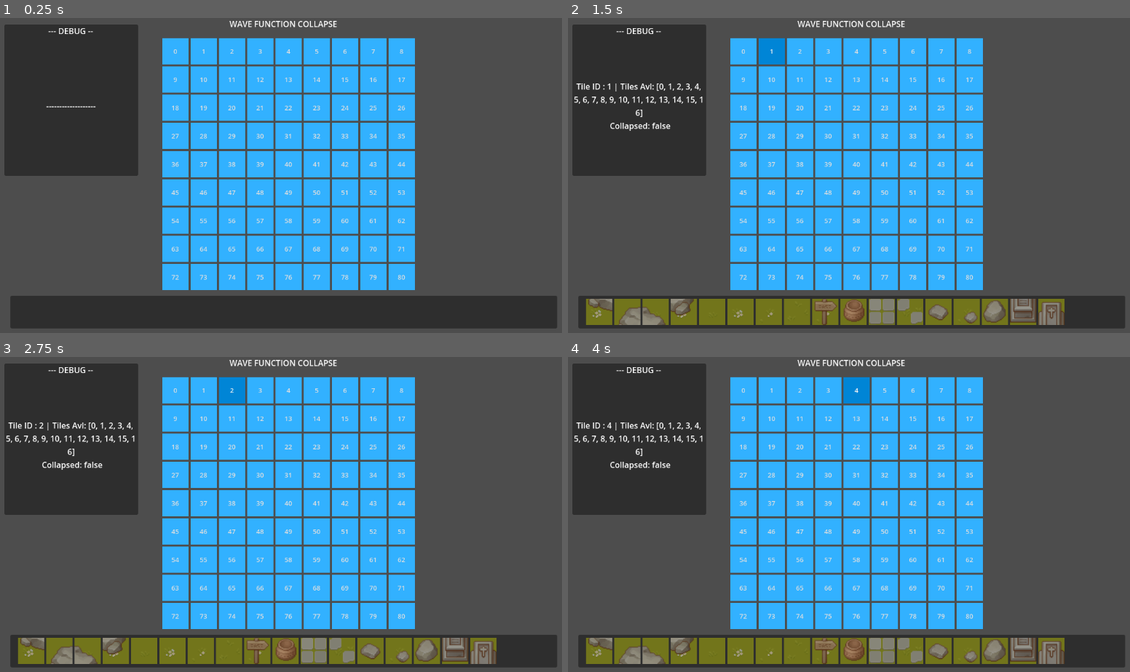
Above: before the commit, frames 1-4 (two rows, left to right).
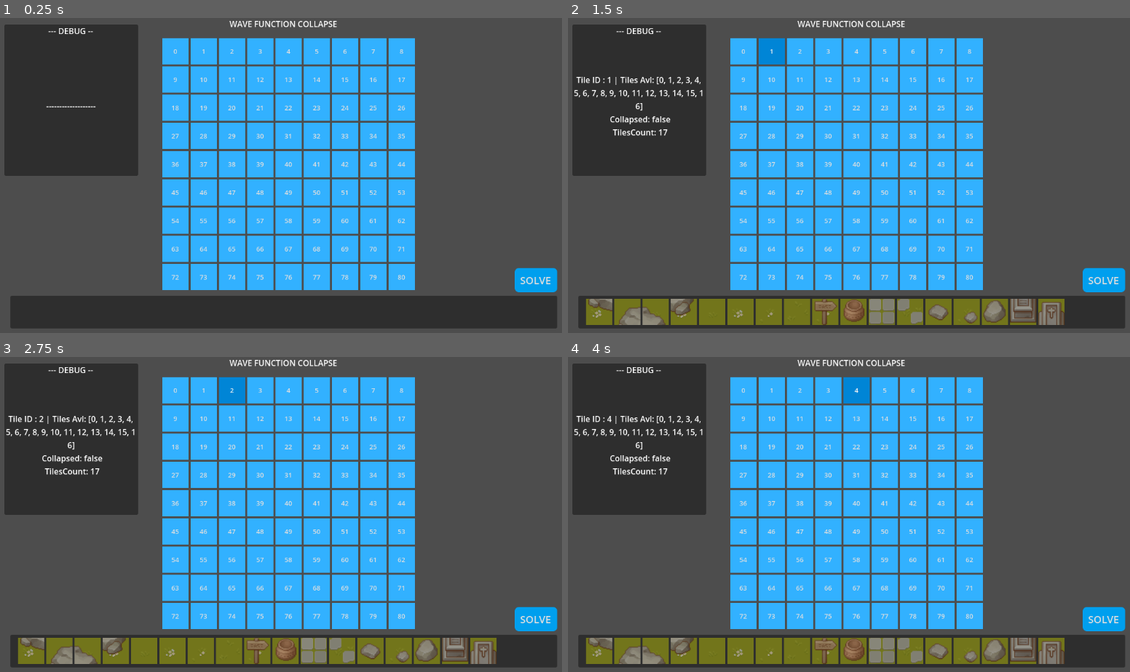
Above: after the commit, the same moments.

Repository: Sketh14/WaveFuncCollapse
Game: Godot game, scene res://Scenes/Main02.tscn
Same seed, same stepped clock (60 frames per second), same inputs: the game is played once before the commit and once after it.
Inputs:
- Up to frame 1 (0.25 s): no input
- Up to frame 2 (1.5 s): click "0" at 0.5 s; click "1" at 1.25 s
- Up to frame 3 (2.75 s): click "2" at 2 s
- Up to frame 4 (4 s): click "3" at 2.75 s; click "4" at 3.5 s

The runs differ from the first frame. In frame 1, 0.6% of the frame differs, in the area x 91-100%, y 79-88%; in frame 2, 1.7%; in frame 3, 1.7%, in the area x 1-100%, y 18-88%; in frame 4, 1.7%.

Commit message:
Solve Functionality
- Scripts
	(-) WaveFunctionCollapse2
		<~> Logic for automatically running model
		<~> Keeping track of tileCount for all tiles while setting TileAdjacency
		<~> TotalCollapsibleTiles for all the available tiles
		<~> Adding functionality for solving the remaining tiles in the tileMap
	(-) MainUIController_1
		<~> Solving button field + logic
	(-) Helper
		<~> Added field to store the count of available tiles
- Scene
	(-) Adding button for solving tileMap

Diff:
--- a/Scenes/Main02.tscn
+++ b/Scenes/Main02.tscn
@@ -1,8 +1,9 @@
-[gd_scene load_steps=6 format=3 uid="uid://c6ywmav81o028"]
+[gd_scene load_steps=7 format=3 uid="uid://c6ywmav81o028"]
 
 [ext_resource type="Theme" uid="uid://dw70fre4exfuq" path="res://Themes/MainTileTheme_2.tres" id="1_ui58s"]
 [ext_resource type="Script" path="res://Scripts/UI_Alt/WaveFunctionCollapse2.gd" id="2_f0agi"]
 [ext_resource type="PackedScene" uid="uid://bno6vf85fao5e" path="res://Prefab/UI/TileSelectionBtPrefab_1.tscn" id="3_j4nbv"]
+[ext_resource type="Theme" uid="uid://cnttk8ddpcuuw" path="res://Themes/BtTheme_2.tres" id="3_k3itw"]
 [ext_resource type="Script" path="res://Scripts/UI/MainUIController_1.gd" id="5_f6myn"]
 [ext_resource type="Texture2D" uid="uid://bkc316tu3ls0" path="res://Atlas Texture/PropEnv_AT1.tres" id="5_xi7s6"]
 
@@ -184,6 +185,23 @@
 layout_mode = 2
 text = "16"
 
+[node name="SolveTileMap_Bt" type="Button" parent="MainUI_Control"]
+layout_mode = 1
+anchors_preset = -1
+anchor_left = 1.0
+anchor_top = 1.0
+anchor_right = 1.0
+anchor_bottom = 1.0
+offset_left = -118.0
+offset_top = -152.0
+offset_right = -33.9999
+offset_bottom = -104.0
+grow_horizontal = 0
+grow_vertical = 0
+theme = ExtResource("3_k3itw")
+theme_override_font_sizes/font_size = 20
+text = "SOLVE"
+
 [node name="WaveFunctionCollapse2" type="Node" parent="." node_paths=PackedStringArray("debugLabel", "mainTileContainer")]
 script = ExtResource("2_f0agi")
 debugLabel = NodePath("../MainUI_Control/Debug_Panel/DebugLabel2")
@@ -191,7 +209,8 @@
 tileAtlasTexture = ExtResource("5_xi7s6")
 mainTileContainer = NodePath("../MainUI_Control/MainTile_Container")
 
-[node name="MainUiController_1" type="Node" parent="." node_paths=PackedStringArray("debugLabel", "selectedTilesBts")]
+[node name="MainUiController_1" type="Node" parent="." node_paths=PackedStringArray("debugLabel", "selectedTilesBts", "solveTileMap")]
 script = ExtResource("5_f6myn")
 debugLabel = NodePath("../MainUI_Control/Debug_Panel/DebugLabel2")
 selectedTilesBts = [NodePath("../MainUI_Control/SelectionTiles_Panel/ScrollContainer/SelectionTiles_GridContainer/TileB …(1709 unchanged characters)…
+solveTileMap = NodePath("../MainUI_Control/SolveTileMap_Bt")
--- a/Scripts/Others/Helper.gd
+++ b/Scripts/Others/Helper.gd
@@ -4,6 +4,7 @@
 class SuperTileCell:
 	var collapsed: bool
 	var currentTileIndex: int
+	var tilesCount: int
 	var tilesAvailable: Array[int]
 
 class TransposedTileData:
--- a/Scripts/UI/MainUIController_1.gd
+++ b/Scripts/UI/MainUIController_1.gd
@@ -2,6 +2,7 @@
 
 @export var debugLabel: Label
 @export var selectedTilesBts: Array[Button]
+@export var solveTileMap: Button
 
 var waveFunctionHandler: WaveFunctionCollapse2
 var selectedTileIndexInMap = 0
@@ -11,6 +12,11 @@
 	waveFunctionHandler = get_tree().get_root().get_node(UniversalConstants.waveFunctionScriptPath) as WaveFunctionCollapse2
 	waveFunctionHandler.UpdateTileData_sig.connect(SetCurrentAndShowAvailableTiles)
 	waveFunctionHandler.JsonLoaded_sig.connect(UpdateSelectionTilesTexture)
+
+	solveTileMap.connect("pressed",
+	func():
+		solveTileMap.disabled = true
+		waveFunctionHandler.SolveModel())
 
 	InitializeButtons()
 	DisableAllSelecttionTiles()
@@ -74,7 +80,8 @@
 	# Offset by 1 for buttons ID
 	selectedTileIndexInMap = tileID
 	debugLabel.text = ("Tile ID : " + str(tileID) + " | Tiles Avl: " + str(waveFunctionHandler.tileMap[selectedTileIndexInMap].tilesAvailable)
-	+ "\n Collapsed: " + str(waveFunctionHandler.tileMap[selectedTileIndexInMap].collapsed))
+	+ "\n Collapsed: " + str(waveFunctionHandler.tileMap[selectedTileIndexInMap].collapsed)
+	+ "\n TilesCount: " + str(waveFunctionHandler.tileMap[selectedTileIndexInMap].tilesCount))
 
 	var btArrSize = selectedTilesBts.size()
 	"""
--- a/Scripts/UI_Alt/WaveFunctionCollapse2.gd
+++ b/Scripts/UI_Alt/WaveFunctionCollapse2.gd
@@ -32,6 +32,8 @@
 # List to store all the "Adjacency List" of the available tiles in the selected tile's list
 var superAdjList: Array[int]
 
+var totalCollapsibleTiles: int
+
 # Called when the node enters the scene tree for the first time.
 func _ready():
 
@@ -40,43 +42,17 @@
 	# var superTileToUse = Helper.SuperTileCell.new()
 	# testAdjForUnCollapsedBt.connect("pressed", TestSetTileAdjacencyForUnCollapsedTile)
 	# """
+	totalCollapsibleTiles = gridDimension * gridDimension
 
 	# mainTileGridContainer.columns = gridDimension
 	InstantiateMainTiles()
 
 	LoadAdjacencyJson()
 	InitializeData()
+
+	# await get_tree().create_timer(0.5).timeout # Waiting for other systems to load | TODO:  Should be a better solution than this
+	# SolveModel()
 	# Test1()
-
-func InstantiateMainTiles():
-	var totalTiles = gridDimension * gridDimension
-	var mainTilePrefab = load(UniversalConstants.mainTilePrefabPath)
-	var tileToInstantiate
-	var tilePos = UniversalConstants.tileStartingPos
-	for i in totalTiles:
-		tileToInstantiate = mainTilePrefab.instantiate()
-		(tileToInstantiate as Button).text = str(i)
-		(tileToInstantiate as UITileController_1).tileID = i
-		# mainTileGridContainer.add_child(tileToInstantiate)
-
-		tilePos.x = UniversalConstants.tileStartingPos.x + (UniversalConstants.tileDistance * ((i % gridDimension) + 1))
-		tilePos.y = UniversalConstants.tileStartingPos.y + (UniversalConstants.tileDistance * ((i / gridDimension) + 1))
-		tileToInstantiate.position = tilePos
-		mainTileContainer.add_child(tileToInstantiate)
-
-func Test1():
-	var test1 = 10.0
-	match (typeof(test1)):
-		TYPE_INT:
-			print("Integer : " + str(typeof(test1)))
-		TYPE_FLOAT:
-			print("Float : " + str(typeof(test1)))
-
-
-func SetCurrentAndShowAvailableTiles(tileID: int):
-	# print("Tile ID to check : " + str(tileID))
-	# Offset by 1 for buttons ID
-	debugLabel.text = str(tileMap[tileID].tilesAvailable)
 
 func LoadAdjacencyJson():
 	if not FileAccess.file_exists(UniversalConstants.adjacencyJsonPath):
@@ -87,9 +63,90 @@
 	tilesJsonData = data
 	print("Json loaded successfully | tiles List count : " + str(tilesJsonData.tile_info.size()))
 
-	await get_tree().create_timer(1.0).timeout # Waiting for other systems to load | TODO:  Should be a better solution than this
+	await get_tree().create_timer(0.5).timeout # Waiting for other systems to load | TODO:  Should be a better solution than this
 	JsonLoaded_sig.emit()
 	# print("Json Read | Name : " + str(tilesJsonData.tile_info[5].tile_name) + " | Socket Pos X : " + str(tilesJsonData.tile_info[5].socket_values[UniversalConstants.SocketDirection.POSITIVEX]))
+
+func InstantiateMainTiles():
+	var mainTilePrefab = load(UniversalConstants.mainTilePrefabPath)
+	var tileToInstantiate
+	var tilePos = UniversalConstants.tileStartingPos
+	for i in totalCollapsibleTiles:
+		tileToInstantiate = mainTilePrefab.instantiate()
+		(tileToInstantiate as Button).text = str(i)
+		(tileToInstantiate as UITileController_1).tileID = i
+		# mainTileGridContainer.add_child(tileToInstantiate)
+
+		tilePos.x = UniversalConstants.tileStartingPos.x + (UniversalConstants.tileDistance * ((i % gridDimension) + 1))
+		tilePos.y = UniversalConstants.tileStartingPos.y + (UniversalConstants.tileDistance * ((i / gridDimension) + 1))
+		tileToInstantiate.position = tilePos
+		mainTileContainer.add_child(tileToInstantiate)
+
+func Test1():
+	var test1 = 10.0
+	match (typeof(test1)):
+		TYPE_INT:
+			print("Integer : " + str(typeof(test1)))
+		TYPE_FLOAT:
+			print("Float : " + str(typeof(test1)))
+
+func SolveModel():
+	var totalTiles = gridDimension * gridDimension
+	var tilesListSize = tilesJsonData.tile_info.size() - 1
+
+	# Choose a random index
+	# Taking into account that some of the tiles may be collapsed, need to find a random tile which is not collapsed
+	var minCountIndex = -1
+	while (true):
+		minCountIndex = randi_range(0, totalCollapsibleTiles - 1)
+		if (tileMap[minCountIndex].collapsed):
+			continue
+		else:
+			break
+
+	var randTileIndex = randi_range(0, tilesListSize)
+	var randAdjTiles: Array[int]
+
+	# For Debugging
+	# var loopDebugCount = 0
+
+	# Keep repeating untill all the tiles are collapsed
+	while (totalCollapsibleTiles > 0):
+		# print("Collapsing Index : " + str(minCountIndex) + " | Total Tiles : " + str(totalCollapsibleTiles))
+
+		# Collapse the tile with random value for the first iteration
+		# Set Neighbouring tiles adjacency
+		SetTile(minCountIndex, randTileIndex)
+
+		#TODO: If Possible optimize
+		# Check thorugh the tileMap which tile has the least tileCount, ignoring collapsed tiles
+		minCountIndex = -1
+		for i in totalTiles:
+			if (tileMap[i].collapsed || tileMap[i].tilesCount == tilesListSize):
+				continue
+
+			if (minCountIndex == -1):
+				minCountIndex = i
+			elif (tileMap[i].tilesCount < tileMap[minCountIndex].tilesCount):
+				minCountIndex = i
+
+		# Collapse the "least tileCount" tile on the tileMap with a random tile from the adjacency list
+		for i in tilesListSize:
+			if (tileMap[minCountIndex].tilesAvailable[i] == -1): continue
+			randAdjTiles.append(tileMap[minCountIndex].tilesAvailable[i])
+
+		randTileIndex = tileMap[minCountIndex].tilesAvailable[randAdjTiles[randi_range(0, randAdjTiles.size() - 1)]]
+		randAdjTiles.clear()
+
+		# For Debugging
+		# print("After Total Tiles : " + str(totalCollapsibleTiles))
+		# if (loopDebugCount >= 2): break
+		# loopDebugCount += 1
+
+func SetCurrentAndShowAvailableTiles(tileID: int):
+	# print("Tile ID to check : " + str(tileID))
+	# Offset by 1 for buttons ID
+	debugLabel.text = str(tileMap[tileID].tilesAvailable)
 
 # Initialize tiles as well as fill the tilesAvailable list at the start so that the tiles are in a super-position state
 func InitializeData():
@@ -98,6 +155,7 @@
 	var tilesListSize = tilesJsonData.tile_info.size() - 1
 	for valX in totalSize:
 		var tileCell = Helper.SuperTileCell.new()
+		tileCell.tilesCount = tilesListSize
 		tileMap.append(tileCell)
 		# Really don't want to do this here
 		for valY in tilesListSize:
@@ -123,7 +181,7 @@
 
 # TODO: REFACTOR BELOW
 
-# """
+"""
 # For Testing
 func TestSetTileAdjacencyForUnCollapsedTile():
 	var testTileData
@@ -142,9 +200,12 @@
 	if (tileMap.size() <= tileMapIndex || tileMapIndex < 0):
 		print("TileMap Size : " + str(tileMap.size()) + " | CurrentIndex : " + str(tileMapIndex))
 		return
+	# print("Setting Tile | Index : " + str(tileMapIndex) + " | Val : " + str(valToSet))
 
 	tileMap[tileMapIndex].currentTileIndex = valToSet
 	tileMap[tileMapIndex].collapsed = true
+	tileMap[tileMapIndex].tilesCount = 1
+	totalCollapsibleTiles -= 1
 	UpdateTileData_sig.emit(tileMapIndex)
 
 	#Set the first 4 adjacent tiles in the immediate vicinity of the current set tile
@@ -169,7 +230,7 @@
 	# if (true):
 		poppedTileIndex = tilesToCheckStack.pop_back()
 		coOrdX = (poppedTileIndex / gridDimension)
-		coOrdY = poppedTileIndex % gridDimension
+		coOrdY = poppedTileIndex% gridDimension
 		# print("\n\nGot Tile to check| index : X[" + str(coOrdX) + "], Y[" + str(coOrdY) + "]")
 
 		coOrdXMult = 0
@@ -303,6 +364,7 @@
 		var totalAvailableTiles = availableTilesSize
 		var currentAdjTileVal = -1
 
+		tileMap[tileToCheckIndex1D].tilesCount = 0
 		# Get the "Available Tiles" list of the "Tile To Check"
 		for i in availableTilesSize:
 
@@ -345,6 +407,8 @@
 					# print("Found Socket | Socket [" + str(tilesAvailableIndexToCheck) + "] : [" + str(compSocketVal) + "]")
 					foundTile = true
 					tileChanged = true
+
+					tileMap[tileToCheckIndex1D].tilesCount += 1
 					break
 
 				# print("[" + str(socketIndex) + "] : " + str(tileMap[tileToCheckIndex1D].tilesAvailable[tilesAvailableIndexToCheck]) + "_" + str(adjSocketVal) + " | ")
@@ -365,8 +429,10 @@
 			tileMap[tileToCheckIndex1D].collapsed = true
 			tileMap[tileToCheckIndex1D].currentTileIndex = currentAdjTileVal
 			UpdateTileData_sig.emit(tileToCheckIndex1D)
+			totalCollapsibleTiles -= 1
 			# return 1
-	# TODO: FIXXXX THISSSS
+
+	# TODO: FIXXXX THISSSS | FIXED FOR NOW (< 22 Jan)
 	else:
 		# This tile will not be collapsed by the following operations as the tile from which it is being called is not collapsed
 		# As the "Selected Tile" is not collapsed, there can be no way of only 1 possible solution existing for the "Tile Being Checked".
@@ -429,6 +495,7 @@
 				+ " | Val : " + str(tileMap[tileToCheckIndex1D].tilesAvailable))
 		# """
 
+		tileMap[tileToCheckIndex1D].tilesCount = 0
 		# Get the "Available Tiles" list of the "Tile To Check"
 		for i in availableTilesSize:
 
@@ -456,6 +523,7 @@
 				if (superAdjList[j] == tilesJsonData.tile_info[i].socket_values[compSocketDir]):
 					# print("Found Socket | Socket [" + str(i) + "] : [" + str(superAdjList[j]) + "] | [" + str(compSocketDir) + "]")
 					sameAdjValFound = true
+					tileMap[tileToCheckIndex1D].tilesCount += 1
 					break
 				# print("Adjacency Socket Val : " + str(tilesJsonData.tile_info[i].adjacency_list[j]))
 
--- /dev/null
+++ b/Themes/BtTheme_2.tres
@@ -0,0 +1,48 @@
+[gd_resource type="Theme" load_steps=7 format=3 uid="uid://cnttk8ddpcuuw"]
+
+[sub_resource type="StyleBoxFlat" id="StyleBoxFlat_atf2l"]
+bg_color = Color(0, 0.662745, 0.988235, 0.490196)
+corner_radius_top_left = 8
+corner_radius_top_right = 8
+corner_radius_bottom_right = 8
+corner_radius_bottom_left = 8
+
+[sub_resource type="StyleBoxFlat" id="StyleBoxFlat_njufq"]
+bg_color = Color(0, 0.482353, 0.776471, 1)
+corner_radius_top_left = 8
+corner_radius_top_right = 8
+corner_radius_bottom_right = 8
+corner_radius_bottom_left = 8
+
+[sub_resource type="StyleBoxFlat" id="StyleBoxFlat_vkgvx"]
+bg_color = Color(0.180392, 0.694118, 1, 1)
+corner_radius_top_left = 8
+corner_radius_top_right = 8
+corner_radius_bottom_right = 8
+corner_radius_bottom_left = 8
+
+[sub_resource type="StyleBoxFlat" id="StyleBoxFlat_nh75e"]
+bg_color = Color(0, 0.623529, 0.933333, 1)
+corner_radius_top_left = 8
+corner_radius_top_right = 8
+corner_radius_bottom_right = 8
+corner_radius_bottom_left = 8
+
+[sub_resource type="StyleBoxFlat" id="StyleBoxFlat_llr7u"]
+bg_color = Color(0, 0.482353, 0.776471, 1)
+corner_radius_top_left = 8
+corner_radius_top_right = 8
+corner_radius_bottom_right = 8
+corner_radius_bottom_left = 8
+
+[sub_resource type="StyleBoxEmpty" id="StyleBoxEmpty_r388f"]
+content_margin_top = 5.0
+
+[resource]
+Button/font_sizes/font_size = 13
+Button/styles/disabled = SubResource("StyleBoxFlat_atf2l")
+Button/styles/focus = SubResource("StyleBoxFlat_njufq")
+Button/styles/hover = SubResource("StyleBoxFlat_vkgvx")
+Button/styles/normal = SubResource("StyleBoxFlat_nh75e")
+Button/styles/pressed = SubResource("StyleBoxFlat_llr7u")
+HScrollBar/styles/scroll = SubResource("StyleBoxEmpty_r388f")
Not shown, changed: Logs.txt
